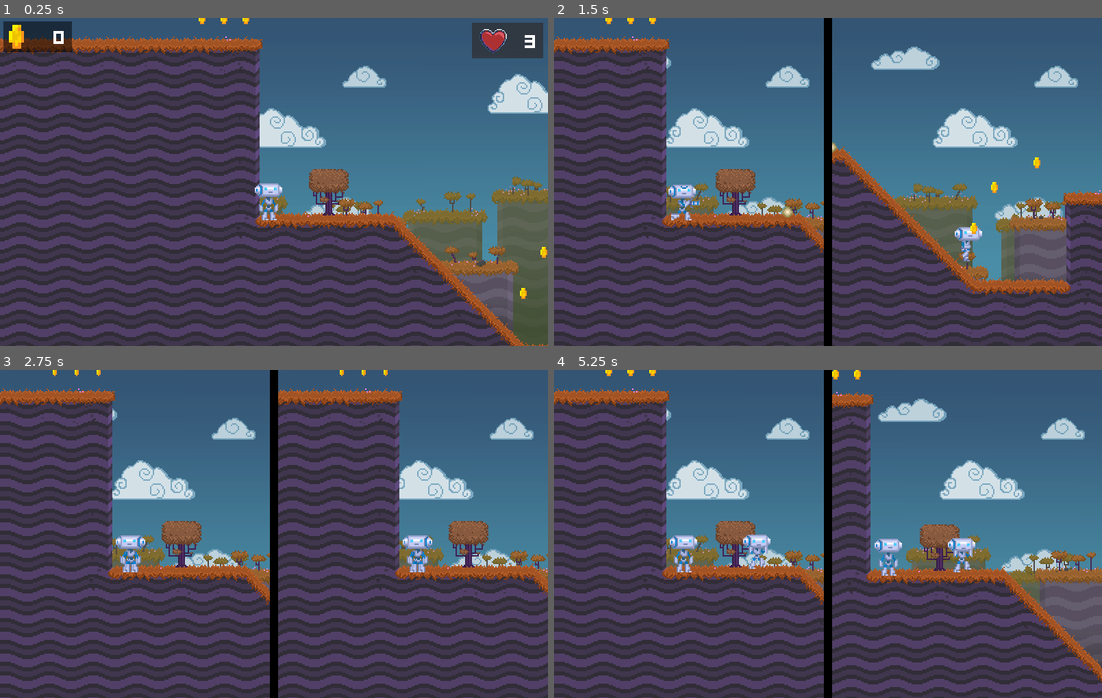
Above: before the commit, frames 1-4 (two rows, left to right).
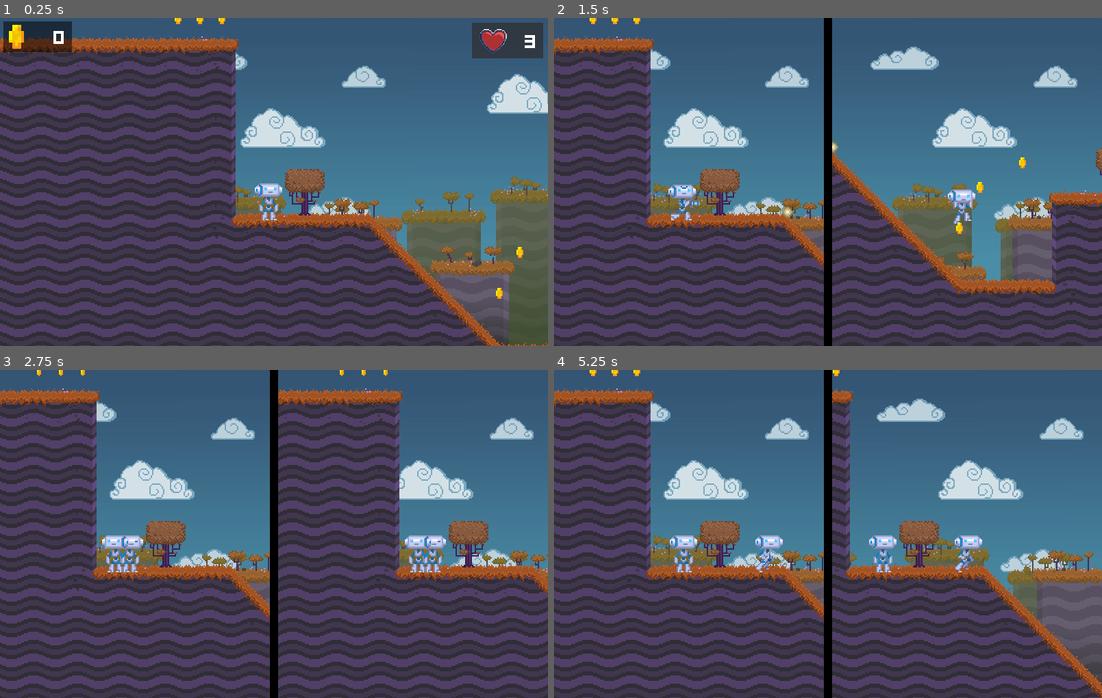
Above: after the commit, the same moments.

Repository: mahamismail/2DPlatformer
Game: Godot game, scene res://src/Main/Game.tscn
Two runs of this game, one before a commit and one after it. Both use one fixed random seed, a clock stepped at 60 frames per second and the inputs below.
Inputs:
- Up to frame 1 (0.25 s): no input
- Up to frame 2 (1.5 s): hold Tab (splitscreen) 0.53-1.28 s; hold Right (move_right) from 0.53 s (still down); tap Up (jump) at 0.77 s; tap Space (shoot) at 1.35 s
- Up to frame 3 (2.75 s): tap Up (jump) at 1.52 s; tap Tab (splitscreen) at 1.55 s; release Right (move_right) at 2.03 s; hold Left (move_left) from 2.03 s (still down); hold Tab (splitscreen) from 2.03 s (still down)
- Up to frame 4 (5.25 s): release Left (move_left) at 2.78 s; release Tab (splitscreen) at 2.78 s; hold Right (move_right) 2.78-4.28 s; tap Tab (splitscreen) at 2.85, 4.35 s; tap Up (jump) at 3.02, 3.77, 4.52 s; hold Tab (splitscreen) 3.53-4.28 s; tap Space (shoot) at 3.6 s; hold Left (move_left) 4.28-5.03 s; hold Right (move_right) from 5.03 s (still down); hold Tab (splitscreen) from 5.03 s (still down)

The runs differ from the first frame. In frame 1, 26% of the frame differs, in the area x 0-100%, y 0-100%; in frame 2, 21%; in frame 3, 13%; in frame 4, 26%.

Commit message:
V3 Health Bar Working

Diff:
--- a/src/Actors/Player.gd
+++ b/src/Actors/Player.gd
@@ -5,7 +5,7 @@
 signal collect_coin()
 signal lose_health()
 
-var health = Global.health
+#var health = Global.health
 
 const FLOOR_DETECT_DISTANCE = 20.0
 
@@ -32,8 +32,8 @@
 		yield(get_tree(), "idle_frame")
 		camera.make_current()
 
-	#var _healthCounter_path = get_node(@"../../InterfaceLayer/HealthCounter")
-	#_healthCounter_path.connect("you_Died", self, "you_Died")
+	#var healthCounter_path = get_node(@"../../InterfaceLayer/HealthCounter")
+	#healthCounter_path.connect("you_Died", self, "_you_Died")
 
 
 # Physics process is a built-in loop in Godot.
@@ -142,8 +142,11 @@
 		animation_new += "_weapon"
 	return animation_new
 
+func _on_Area2D_body_entered(body):
+	emit_signal("lose_health")
+	#hide()
+	pass # Replace with function body.
 
-
-func _on_RigidBody2D_body_entered(body):
-	hide()
+func _you_Died():
+	queue_free()
 	pass # Replace with function body.
--- a/src/Actors/Player.tscn
+++ b/src/Actors/Player.tscn
@@ -187,11 +187,10 @@
 extents = Vector2( 8, 13.5 )
 
 [sub_resource type="RectangleShape2D" id=12]
-extents = Vector2( 10, 14 )
+extents = Vector2( 10, 13.5 )
 
 [node name="Player" type="KinematicBody2D"]
-collision_layer = 3
-collision_mask = 28
+collision_mask = 30
 script = ExtResource( 1 )
 
 [node name="ShootAnimation" type="Timer" parent="."]
@@ -283,10 +282,11 @@
 action = "shoot"
 visibility_mode = 1
 
-[node name="RigidBody2D" type="RigidBody2D" parent="."]
-
-[node name="CollisionShape2D" type="CollisionShape2D" parent="RigidBody2D"]
-position = Vector2( -4, -14 )
+[node name="Area2D" type="Area2D" parent="."]
+collision_mask = 2
+
+[node name="CollisionShape2D" type="CollisionShape2D" parent="Area2D"]
+position = Vector2( -4, -13.5 )
 shape = SubResource( 12 )
 
-[connection signal="body_entered" from="RigidBody2D" to="." method="_on_RigidBody2D_body_entered"]
+[connection signal="body_entered" from="Area2D" to="." method="_on_Area2D_body_entered"]
--- a/src/Main/Game.tscn
+++ b/src/Main/Game.tscn
@@ -26,3 +26,5 @@
 margin_bottom = 50.0
 
 [node name="HealthCounter" parent="InterfaceLayer" instance=ExtResource( 6 )]
+
+[connection signal="you_Died" from="InterfaceLayer/HealthCounter" to="Level/Player" method="_you_Died"]
--- a/src/UserInterface/Global.gd
+++ b/src/UserInterface/Global.gd
@@ -1,3 +1,3 @@
 extends Node
 
-var health = 3
+#var health = 3
--- a/src/UserInterface/HealthCounter.gd
+++ b/src/UserInterface/HealthCounter.gd
@@ -1,6 +1,7 @@
 extends Panel
 
-var health = Global.health
+var health = 3
+#var health = Global.health
 onready var health_label = $Amount
 
 onready var animation_player = $Heart/AnimationPlayer
@@ -8,7 +9,7 @@
 signal you_Died()
 
 func _ready():
-	health_label.set_text(str(health))
+#	health_label.set_text(str(health))
 		# Check if the game is in splitscreen mode by checking the scene root name.
 	if get_tree().get_root().get_child(0).name == "Splitscreen":
 		var _level_node = get_node(@"../../../../Black/SplitContainer/ViewportContainer1/Viewport1/Level")
@@ -20,9 +21,10 @@
 
 func _lose_health():
 	animation_player.play("HeartLost")
-	health = health-1
+	health = health - 1
 	health_label.set_text(str(health))
 	print(health)
 
 	if health == 0:
 		emit_signal("you_Died")
+		pass
